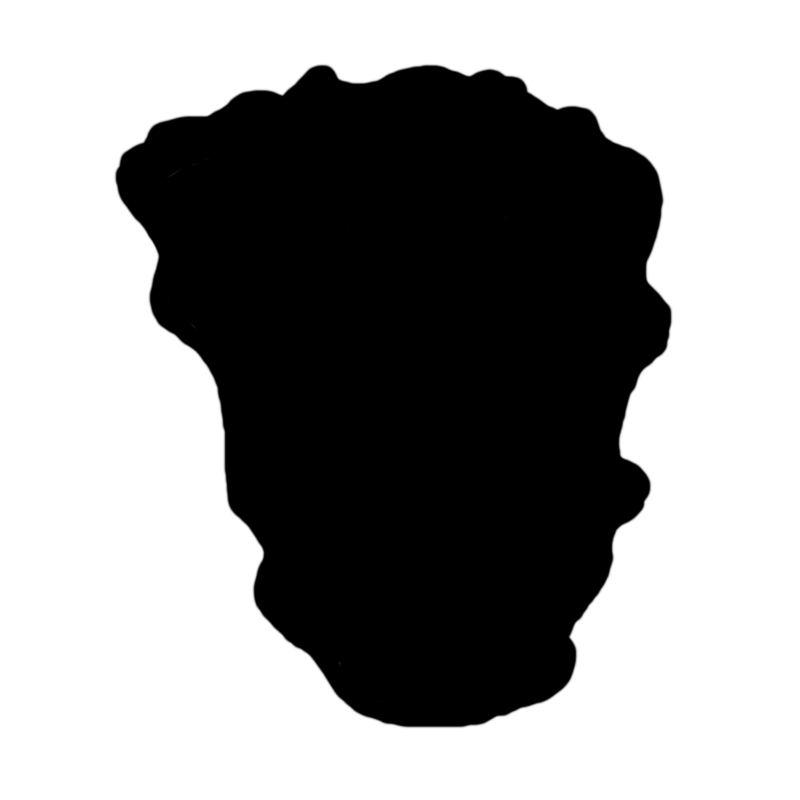
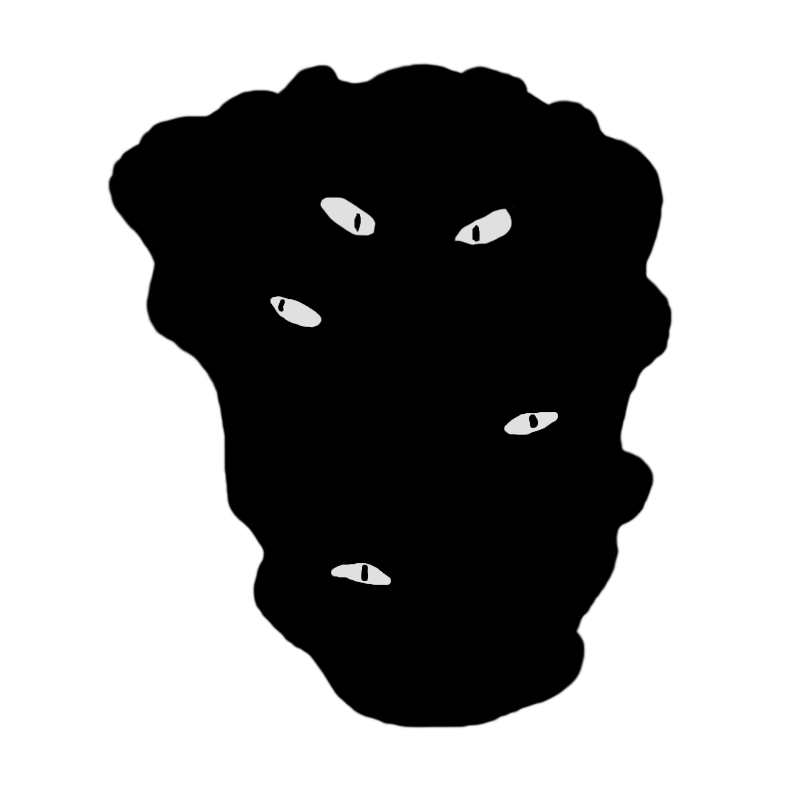
Two versions of the same layered image (800×800). Layer-by-layer changes:
added layer "9" above "idle2" over bbox(113, 63, 671, 729)
added layer "idle" above "8" over bbox(107, 62, 671, 729)
renamed "6" to "talvez", hid it, moved it above "5" over bbox(113, 63, 671, 729)
hid "5", moved it above "4" over bbox(205, 159, 596, 683)
hid "4", moved it above "3" over bbox(277, 209, 534, 435)
